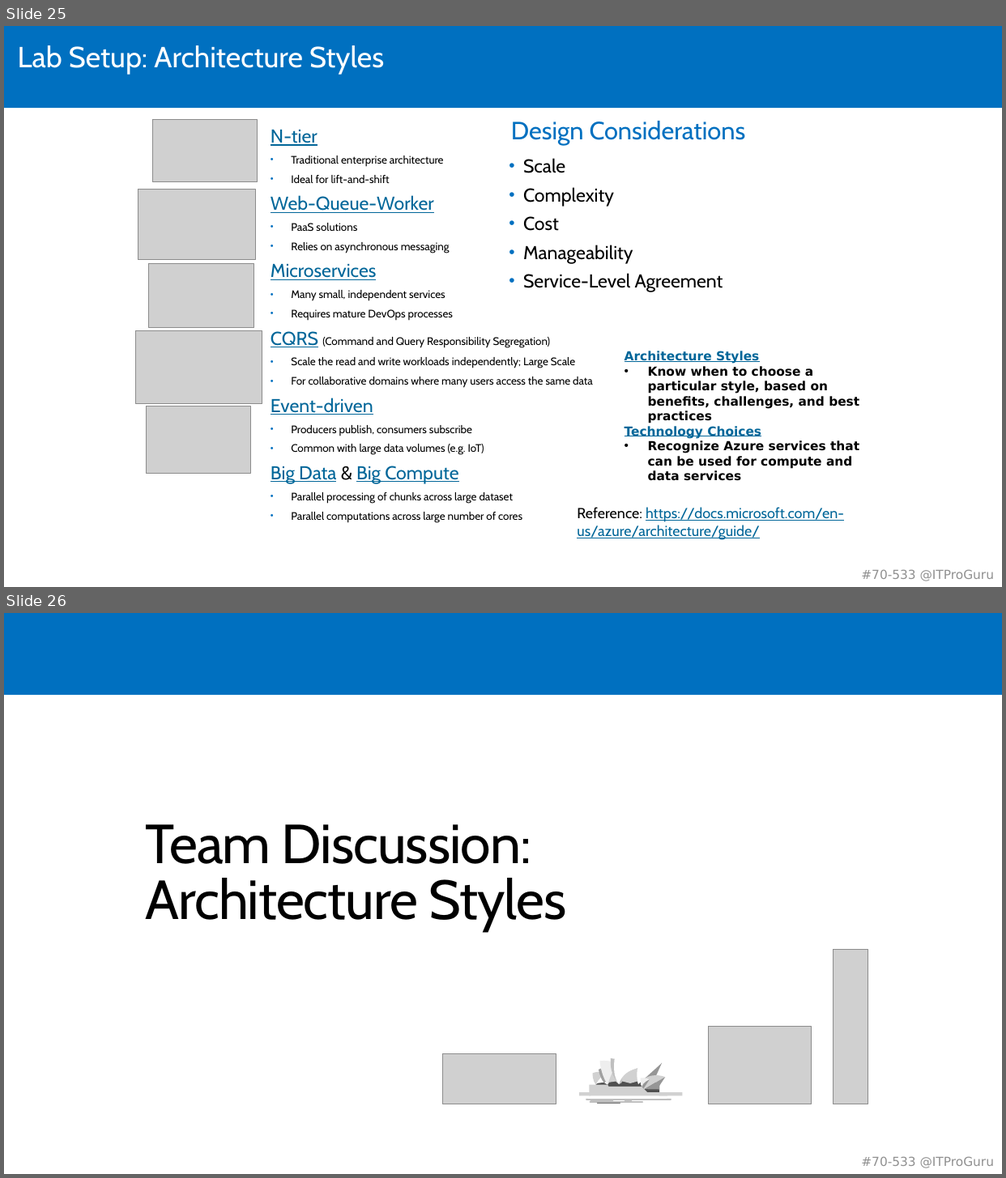
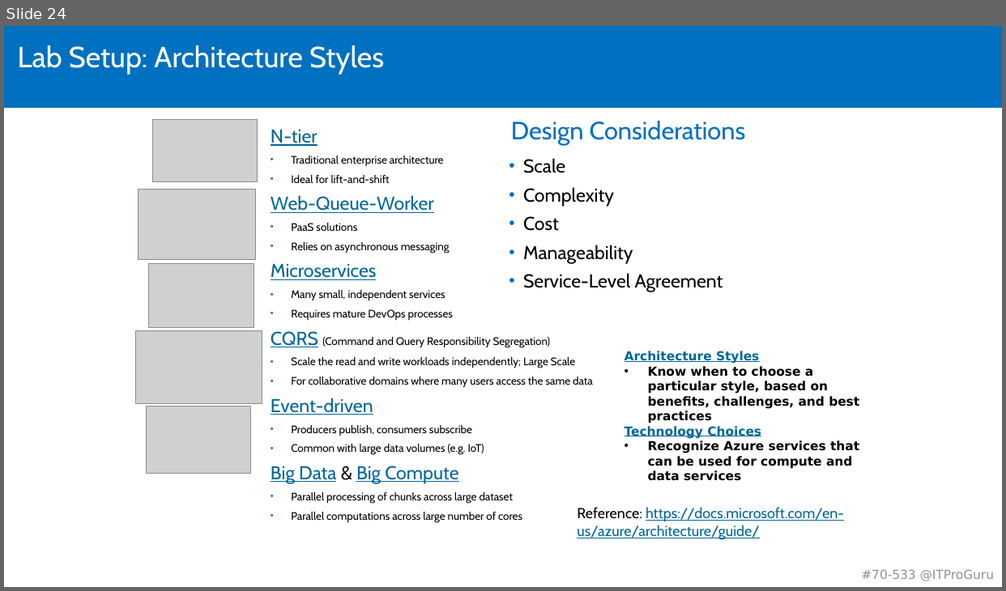
Before and after one commit to guruskill/70-535, a slide deck: Labs/70-535-00-Labs.pptx. Shown one above the other, each under a label of ours: slides 25 and 26 before the commit, slide 24 after it. The pictures are 1006x1178 and 1006x591 pixels, drawn with LibreOffice and Linux fonts; fonts in the diff are those of the drawing; grey boxes stand for pictures. Boxes give left, top, right and bottom in pixels: in the first picture for what was removed or moved away, otherwise in the second. Text is boxed around its words. In the diff, an @@ line names an element or a change of style, - is before the commit and + after.

```diff
--- a/Labs/70-535-00-Labs.pptx
+++ b/Labs/70-535-00-Labs.pptx
@@ slide 26 removed at bbox=[4, 613, 1002, 1174], background #FFFFFF; not listed: 2 template elements that a slide beside it also shows @@
@@ title removed at bbox=[145, 824, 567, 932] @@
-Team Discussion:
-Architecture Styles
@@ picture removed at bbox=[833, 950, 868, 1105] @@
@@ picture removed at bbox=[709, 1027, 812, 1105] @@
@@ picture removed at bbox=[443, 1054, 556, 1104] @@
@@ group removed at bbox=[578, 1050, 687, 1104]: 24 freeform shapes, 2 rectangles @@
@@ what was slide 25 is now slide 24 @@
```
Also in this commit, not shown: 10 slides changed, 5 slides added, 2 other slides removed.
